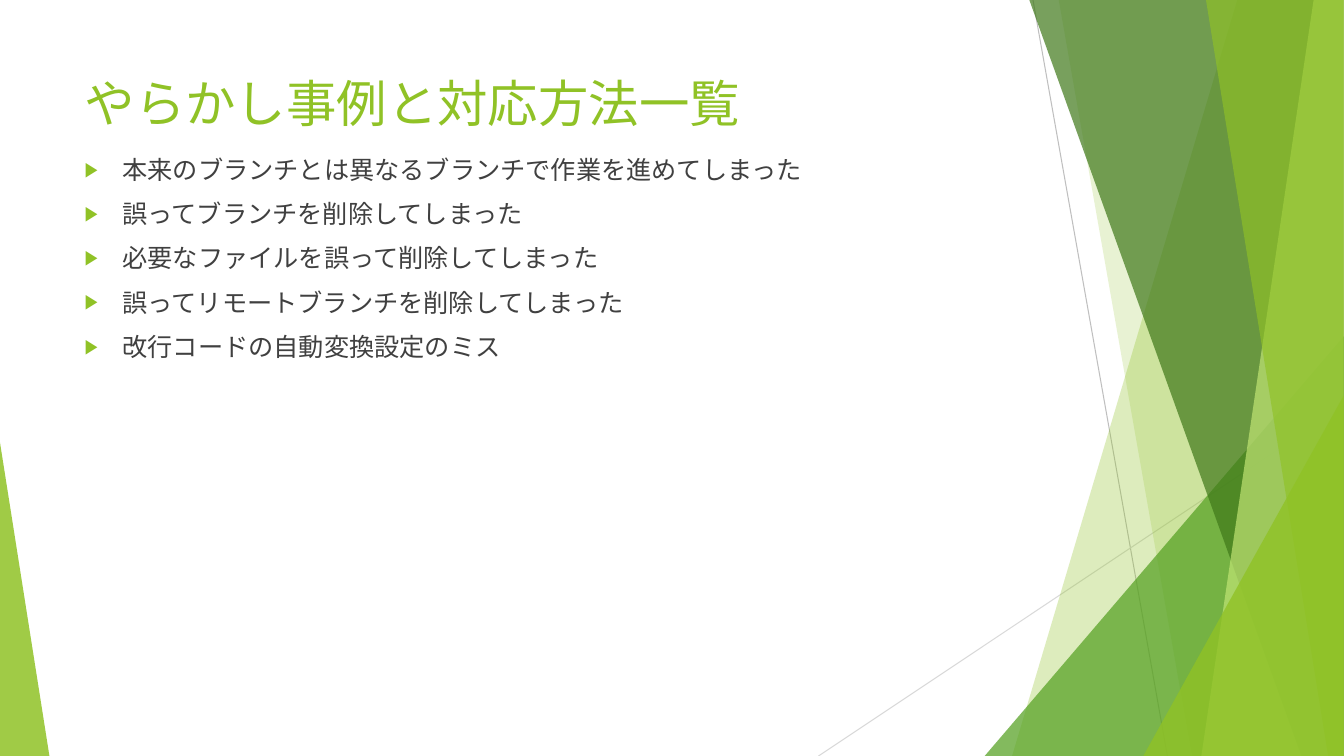
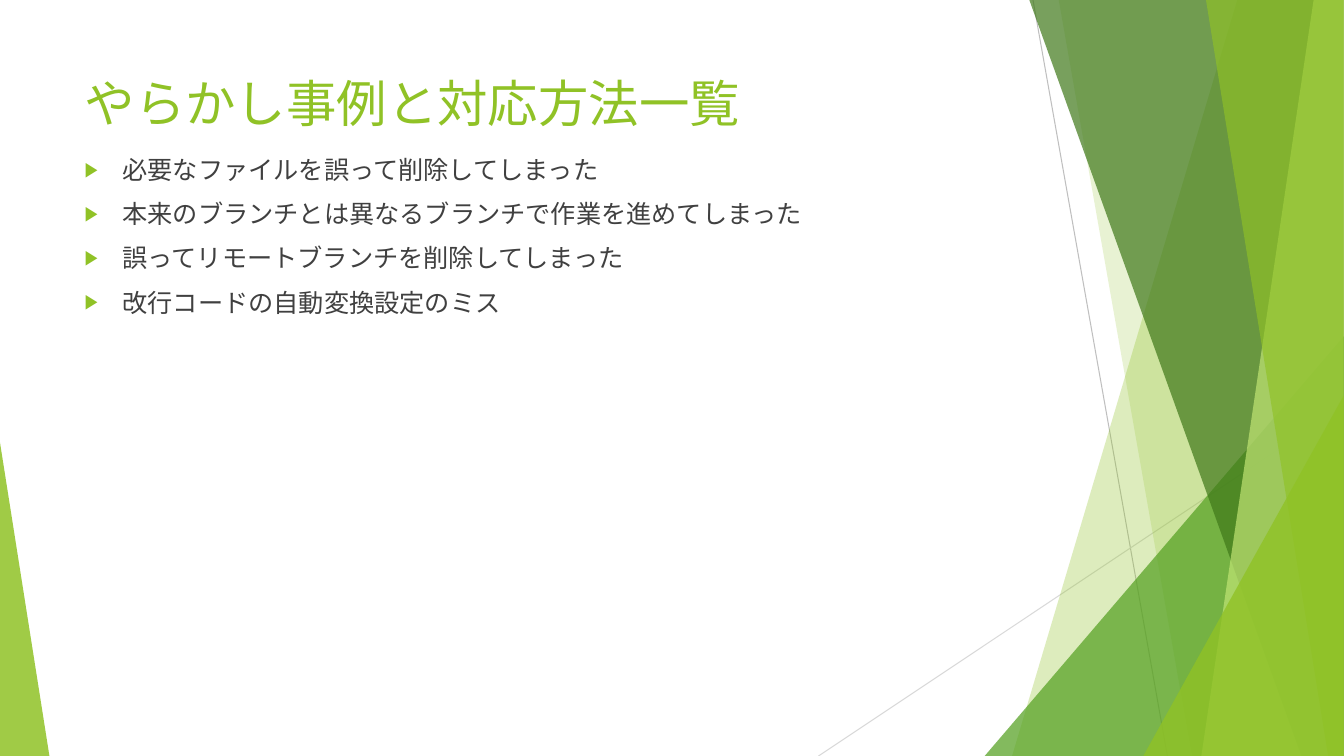
Before and after one commit to yusuke8655/git-trouble-shooting, a slide deck: slide 6 of Gitトラブルシューティング.pptx. Drawn at 1344x756 pixels with LibreOffice and Linux fonts; fonts in the diff are those of the drawing. Boxes give left, top, right and bottom in pixels: in the first picture for what was removed or moved away, otherwise in the second. Text is boxed around its words. In the diff, an @@ line names an element or a change of style, - is before the commit and + after.

Commit message:
事例４まで作成

```diff
--- a/Gitトラブルシューティング.pptx
+++ b/Gitトラブルシューティング.pptx
@@ text at <box>123,158,599,181</box>: paragraph added @@
+▶ 必要なファイルを誤って削除してしまった
@@ text at <box>123,201,599,269</box>: paragraphs removed @@
-▶ 誤ってブランチを削除してしまった
-▶ 必要なファイルを誤って削除してしまった
```
Also in this commit, not shown: 6 other slides changed, 6 slides added.
